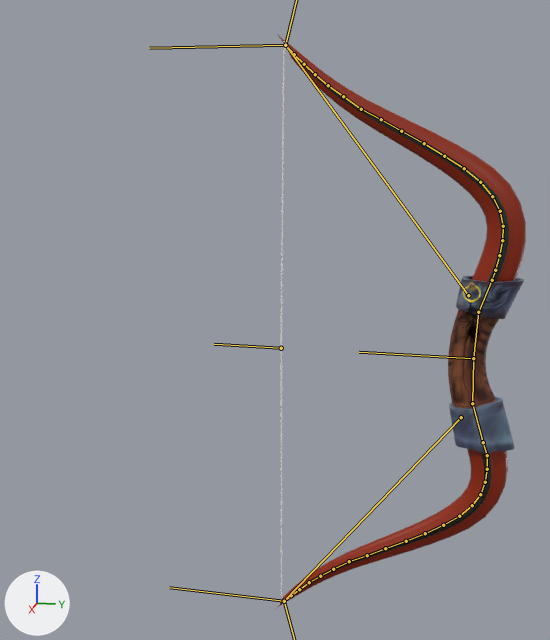
Before and after pictures for a commit that changed the Blender file ToL_Testing/Assets/Models/Weapons/Bows/Meshes/RecurveBow_Rigged.blend.
Rendered twice from a 50 mm lens placed at (4.68, 0.63, 1.35), pointed at (-0.04, -0.32, 0.17). Lighting does not change. The marker at lower left points along +X, +Y and +Z. The bones that bend it are drawn over the model as lines.

Names of what the first picture shows: 'Cylinder', 'Meshed-RecurveBow_01.Body', 'Meshed-RecurveBow_01.Handle', 'Meshed-RecurveBow_01.Handle.002', 'Meshed-RecurveBow_01.Handle.003'.
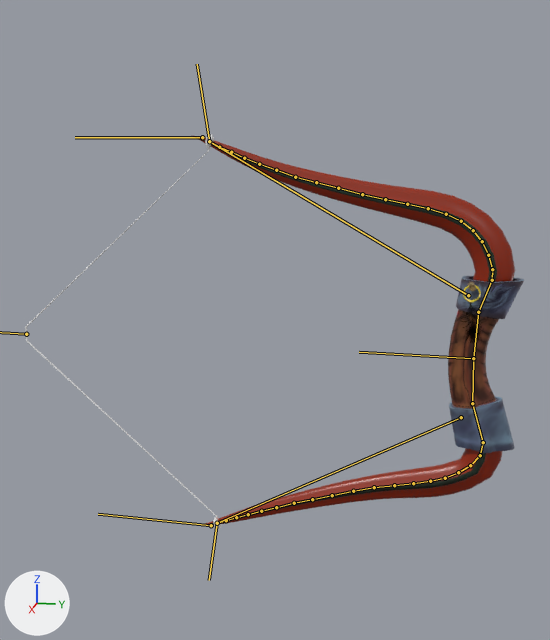
The newer file adds an action. The first version stands in its rest pose; the second is drawn at frame 40 of the action 'Fire'.

Changed parts and their boxes [x1, y1, x2, y2] in the pictures (550 x 640 px):
'Meshed-RecurveBow_01.Body', posed (28% wider, 33% shorter): before [274, 30, 526, 609]; after [191, 135, 515, 525]
'Cylinder', posed: before [280, 41, 288, 605]; after [25, 134, 222, 529]

What the commit changed:
Bone 'String.Bone' (bone_string_bone) moves from (0.0, 0.0, 0.0) to (0.0, 2.387, 0.63).
